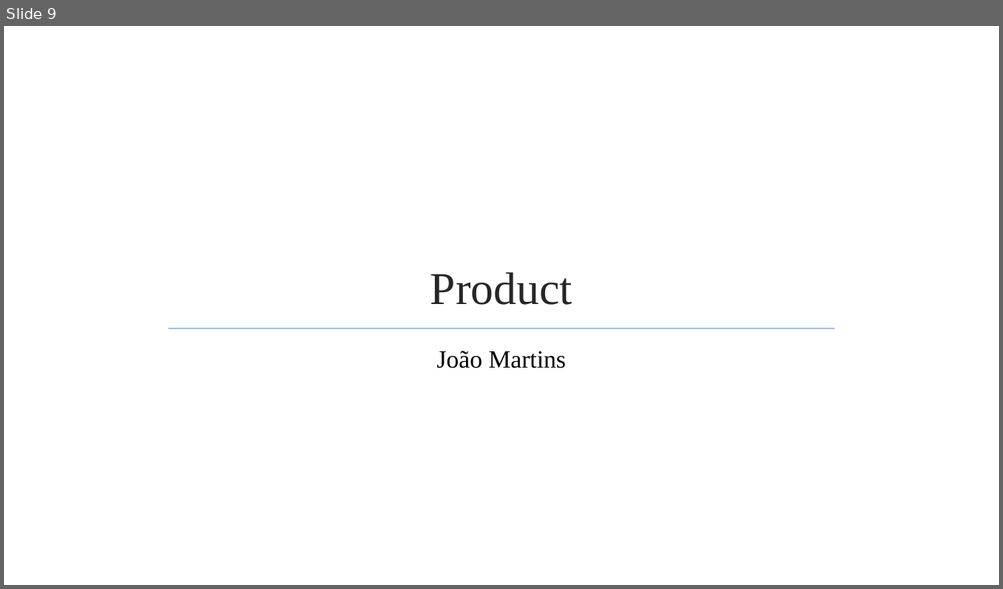
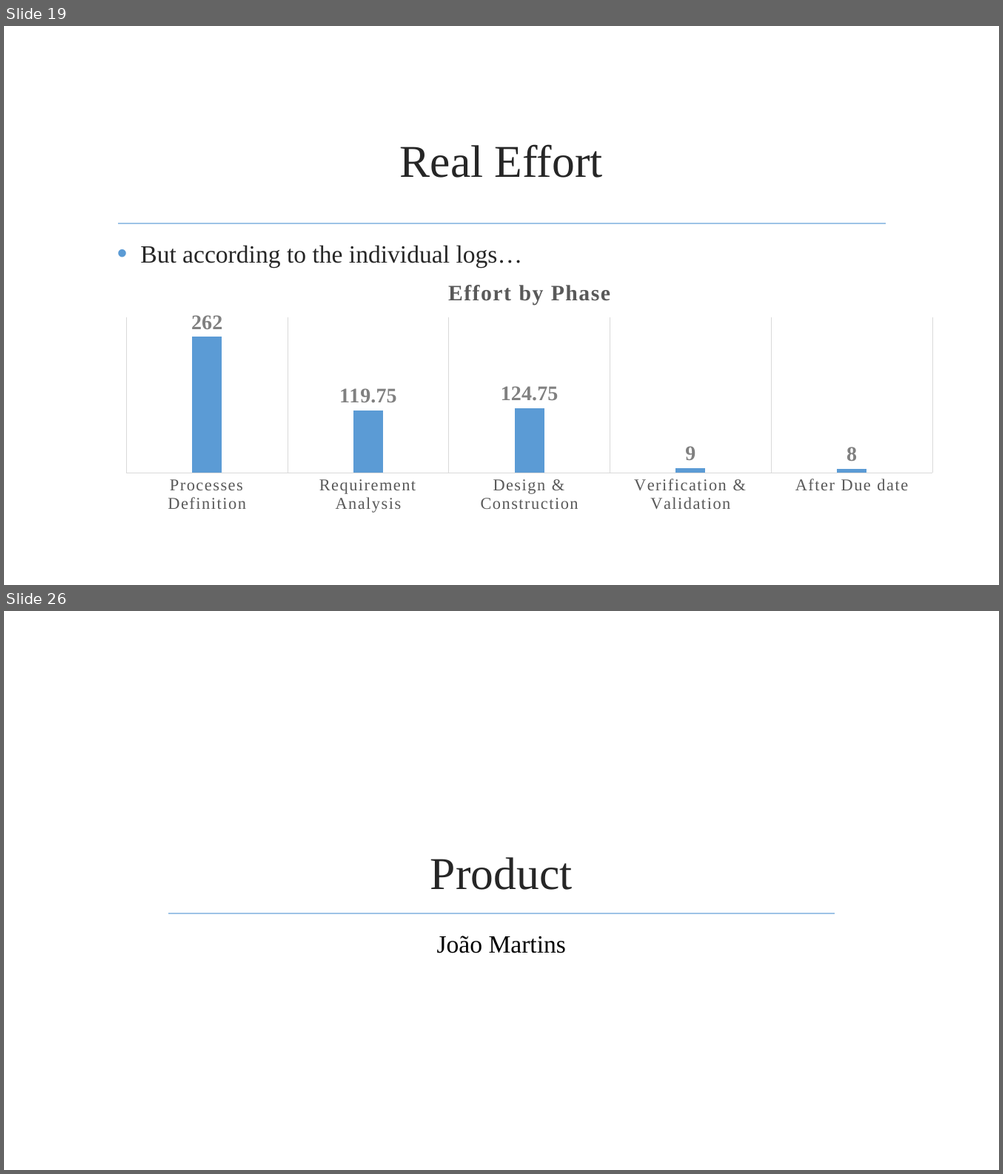
Before and after one commit to jmgirao/projetosoftware1213, a slide deck: Final Presentation/Presentation.pptx. Shown one above the other, each under a label of ours: slide 9 before the commit, slides 19 and 26 after it; the slides between them are not shown. The pictures are 1003x589 and 1003x1174 pixels, drawn with LibreOffice and Linux fonts; fonts in the diff are those of the drawing; background and template pictures are left out. Boxes give left, top, right and bottom in pixels: in the first picture for what was removed or moved away, otherwise in the second. Text is boxed around its words. In the diff, an @@ line names an element or a change of style, - is before the commit and + after.

```diff
--- a/Final Presentation/Presentation.pptx
+++ b/Final Presentation/Presentation.pptx
@@ slide 19 added at (4,26,999,585), background picture (left out) @@
@@ title added at (400,144,603,178), 44 pt, text #262626 @@
+Real Effort
@@ line added from (118, 224) to (885, 224), #9DC3E6 1.25 pt @@
@@ text added at (140,245,523,268), 24 pt, text #262626 @@
+• But according to the individual logs…
@@ column chart added at (110,266,949,518) @@
+title "Effort by Phase "
+categories: Processes Definition, Requirement Analysis, Design & Construction, Verification & Validation, After Due date
+Series 1: 262, 119.75, 124.75, 9, 8
@@ what was slide 9 is now slide 26 @@
```
Also in this commit, not shown: 19 other slides added.
